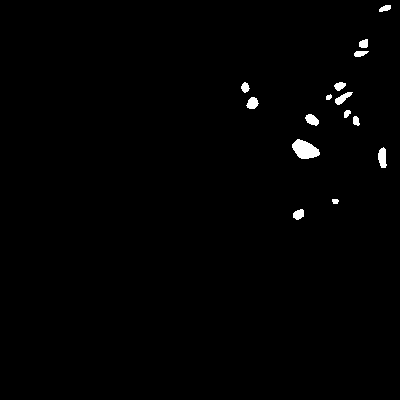
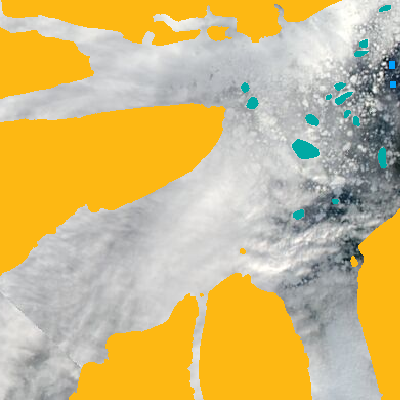
The second (400, 400) image is a revision of the first. Changes to its layers:
added layer "water samples" (2nd of 2) above "ice floes" over [389, 61, 396, 88]
hid "ice floes" (1st of 2) over [0, 0, 400, 400]
